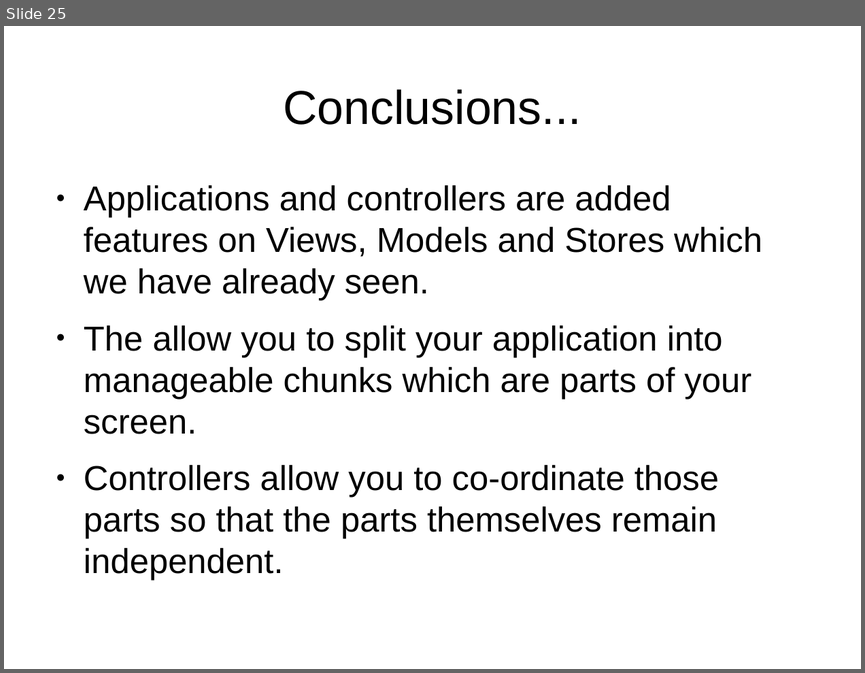
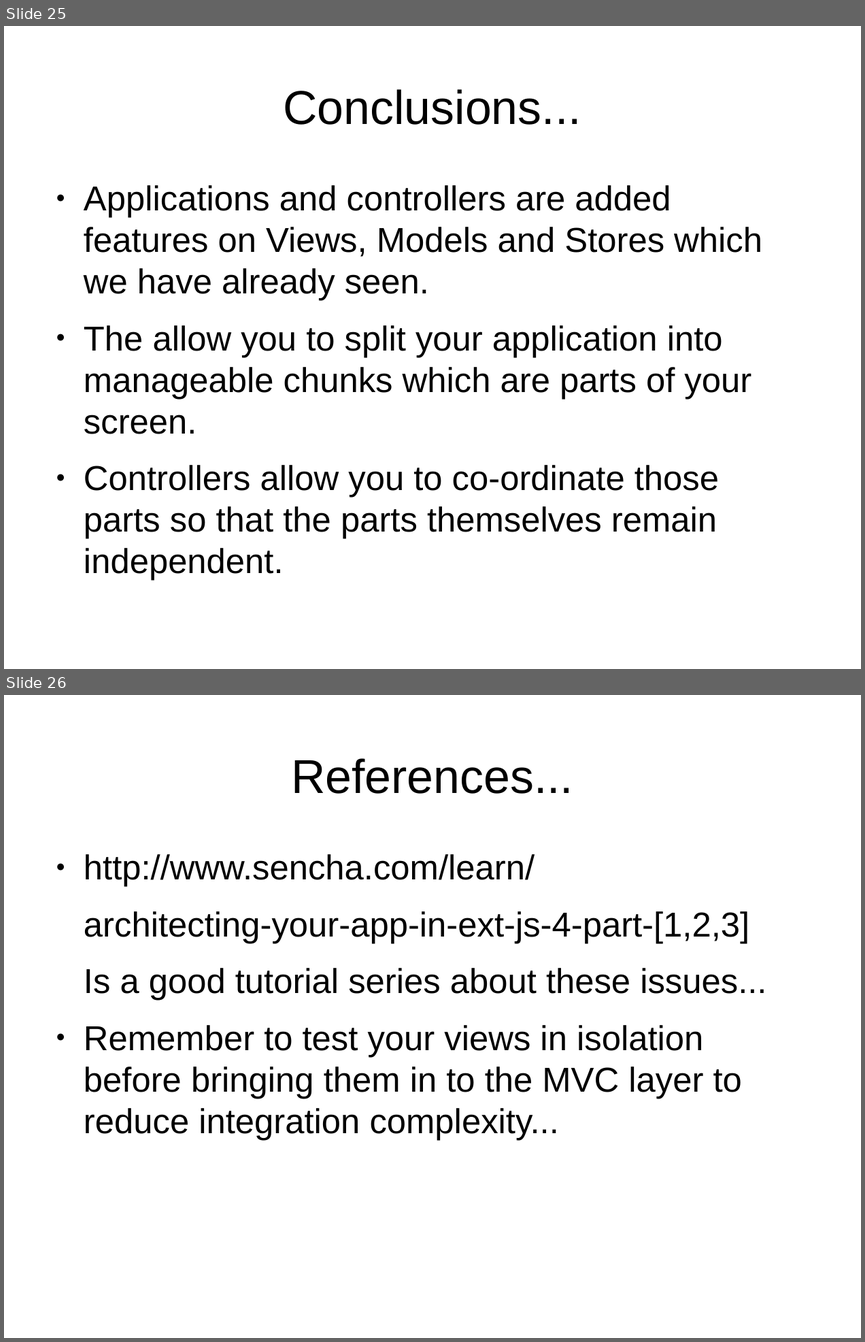
Before and after one commit to veltzer/demos, a slide deck: javascript/extjs/doc/extjs_mvc.odp. Shown one above the other, each under a label of ours: slide 25 before the commit, slides 25 and 26 after it. The pictures are 865x673 and 865x1342 pixels, drawn with LibreOffice and Linux fonts; fonts in the diff are those of the drawing. Boxes give left, top, right and bottom in pixels: in the first picture for what was removed or moved away, otherwise in the second. Text is boxed around its words. In the diff, an @@ line names an element or a change of style, - is before the commit and + after.

```diff
--- a/javascript/extjs/doc/extjs_mvc.odp
+++ b/javascript/extjs/doc/extjs_mvc.odp
@@ slide 26 added at (4,695,861,1338), background #FFFFFF @@
@@ title added at (291,758,573,794), 44 pt, text #000000 @@
+References...
@@ text added at (84,854,766,1140), 32 pt, text #000000 @@
+● http://www.sencha.com/learn/
+architecting-your-app-in-ext-js-4-part-[1,2,3]
+Is a good tutorial series about these issues...
+● Remember to test your views in isolation before bringing them in to the MVC layer to reduce integration complexity...
```
Also in this commit, not shown: 6 other files.
